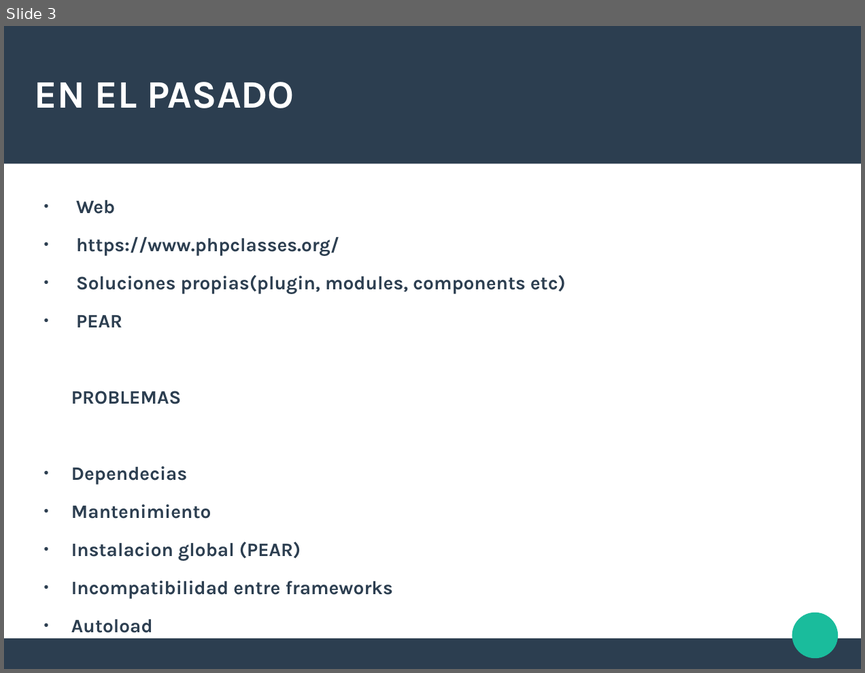
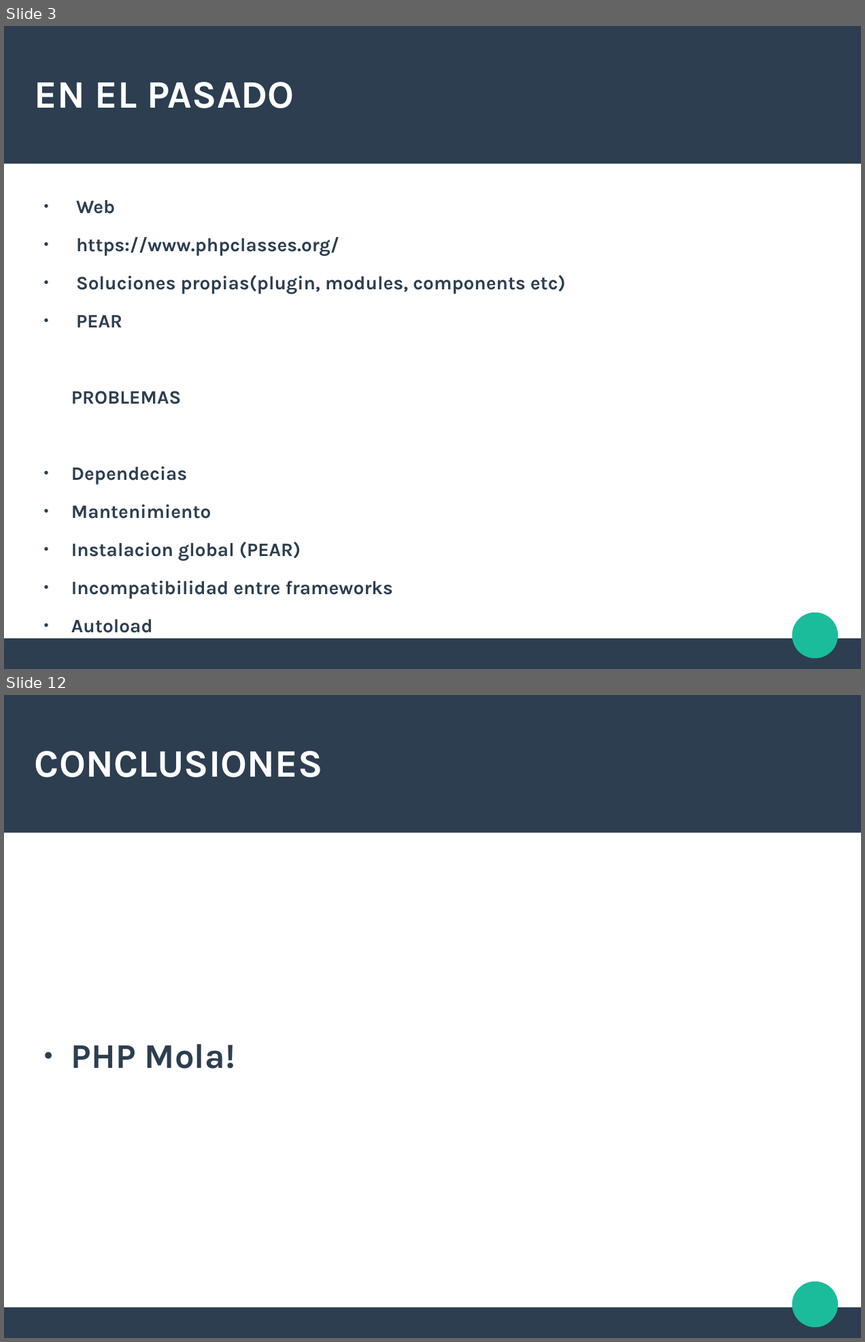
Before and after one commit to iribarren/composer_demo, a slide deck: composer2.odp. Shown one above the other, each under a label of ours: slide 3 before the commit, slides 3 and 12 after it; the slides between them are not shown. The pictures are 865x673 and 865x1342 pixels, drawn with LibreOffice and Linux fonts; fonts in the diff are those of the drawing. Boxes give left, top, right and bottom in pixels: in the first picture for what was removed or moved away, otherwise in the second. Text is boxed around its words. In the diff, an @@ line names an element or a change of style, - is before the commit and + after.

```diff
--- a/composer2.odp
+++ b/composer2.odp
@@ slide 12 added at [4,695,861,1338], background #FFFFFF; not listed: 3 template elements that a slide beside it also shows @@
@@ title added at [35,751,323,777], 36 pt, text #FFFFFF, bold @@
+CONCLUSIONES
@@ text added at [71,1044,235,1068], 32 pt, text #2C3E50, bold @@
+● PHP Mola!
```
Also in this commit, not shown: 7 slides changed, 2 other slides added, 1 other file.
